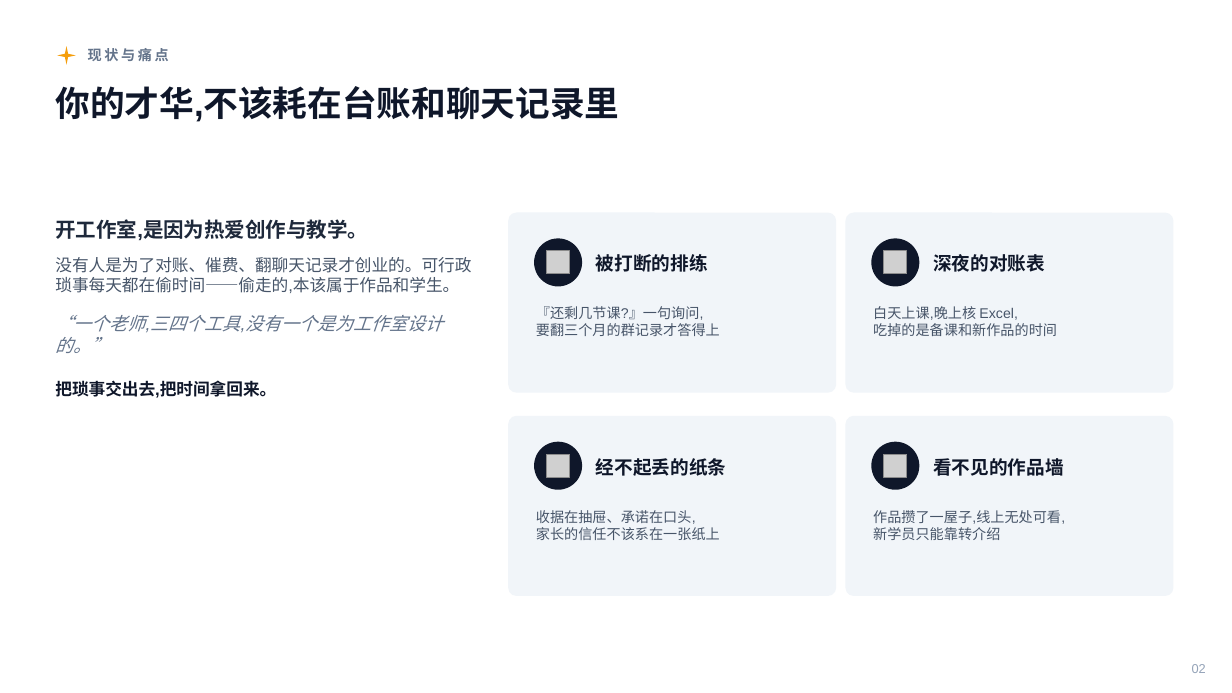
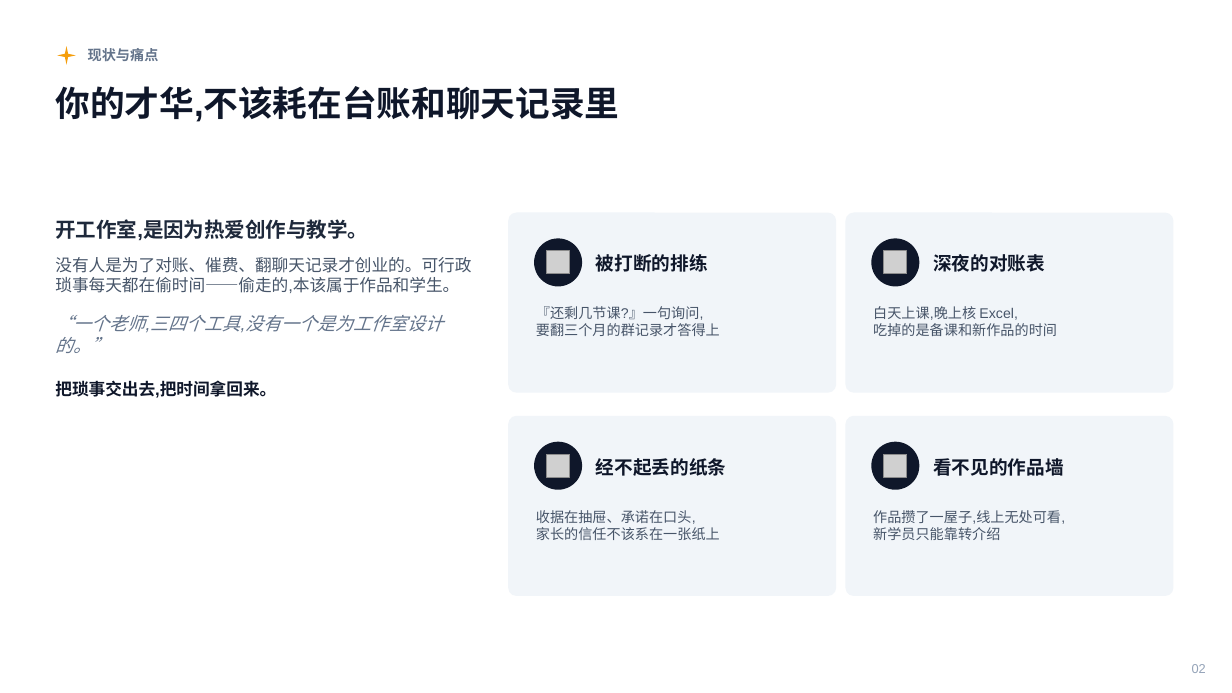
Before and after one commit to kenshinice-ai/studio-saas, a slide deck: slide 2 of docs/sales/PWE_StudioSaaS_销售介绍.pptx. Drawn at 1232x693 pixels with LibreOffice and Linux fonts; fonts in the diff are those of the drawing; grey boxes stand for pictures. Boxes give left, top, right and bottom in pixels: in the first picture for what was removed or moved away, otherwise in the second. Text is boxed around its words. In the diff, an @@ line names an element or a change of style, - is before the commit and + after.

```diff
--- a/docs/sales/PWE_StudioSaaS_销售介绍.pptx
+++ b/docs/sales/PWE_StudioSaaS_销售介绍.pptx
@@ text "现状与痛点" at bbox=[88, 48, 159, 61]: letter spacing 2 to 0 pt @@
```
Also in this commit, not shown: 12 other slides changed, 44 other files.
